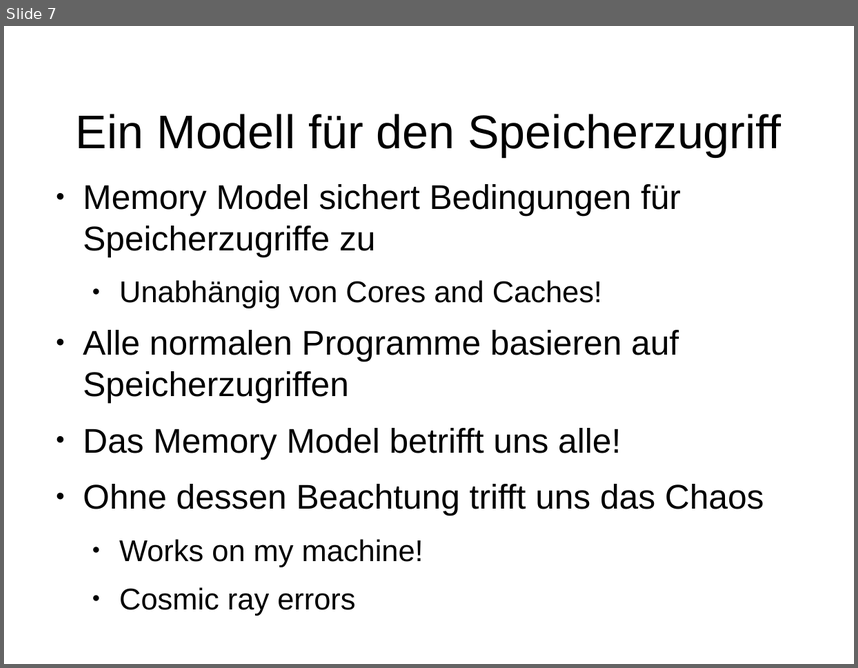
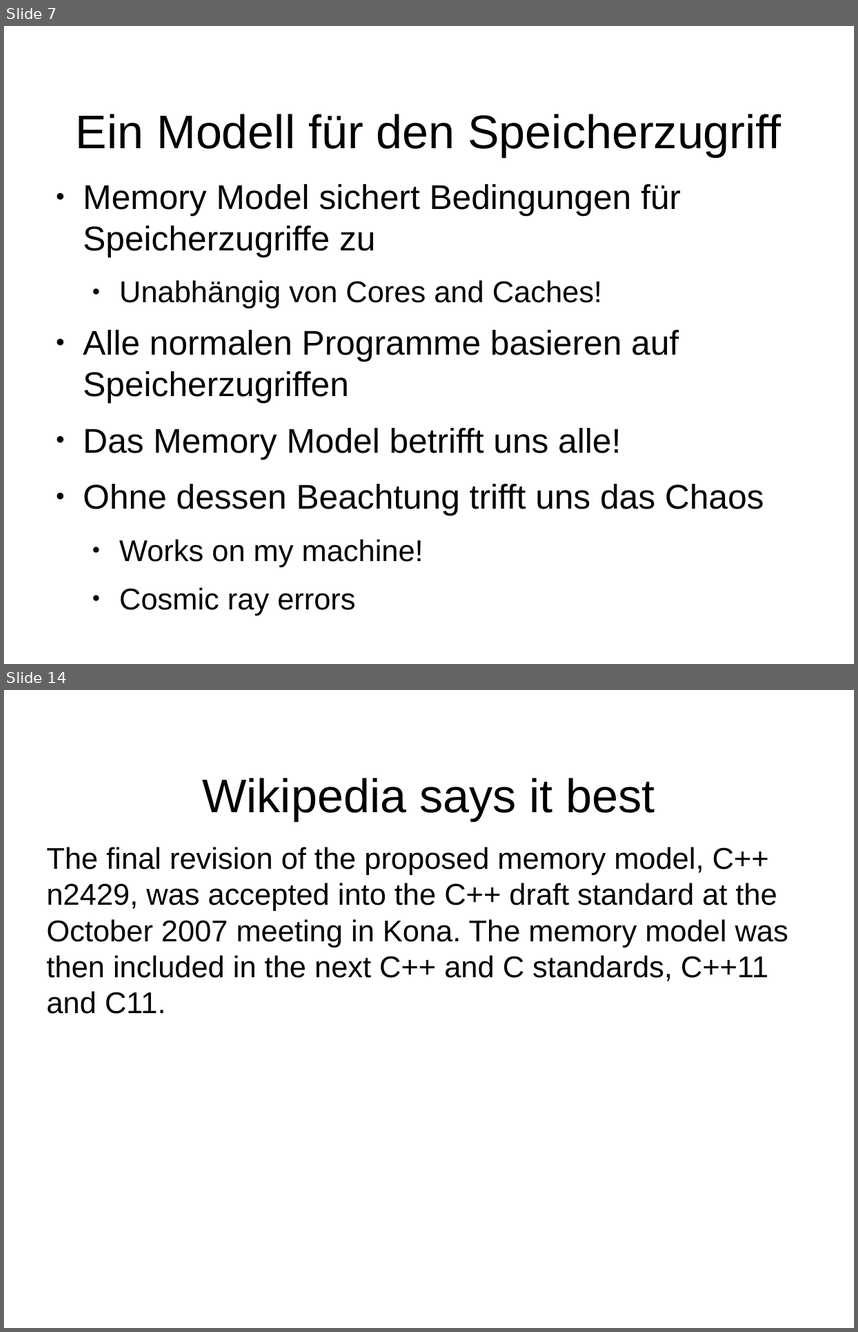
Before and after one commit to dlindner/vorlesung-se2-dhbw, a slide deck: added_2016/Java Memory Model.odp. Shown one above the other, each under a label of ours: slide 7 before the commit, slides 7 and 14 after it; the slides between them are not shown. The pictures are 858x668 and 858x1332 pixels, drawn with LibreOffice and Linux fonts; fonts in the diff are those of the drawing; background and template pictures are left out. Boxes give left, top, right and bottom in pixels: in the first picture for what was removed or moved away, otherwise in the second. Text is boxed around its words. In the diff, an @@ line names an element or a change of style, - is before the commit and + after.

Commit message:
Wikipedia-Orgie

```diff
--- a/added_2016/Java Memory Model.odp
+++ b/added_2016/Java Memory Model.odp
@@ slide 14 added at bbox=[4, 690, 854, 1328], background picture (left out) @@
@@ title added at bbox=[202, 778, 655, 821], 44 pt, text #000000 @@
+Wikipedia says it best
@@ text added at bbox=[47, 847, 789, 1014], 28 pt, text #000000 @@
+The final revision of the proposed memory model, C++ n2429, was accepted into the C++ draft standard at the October 2007 meeting in Kona. The memory model was then included in the next C++ and C standards, C++11 and C11.
```
Also in this commit, not shown: 1 slide changed, 9 other slides added, 10 slides removed.
